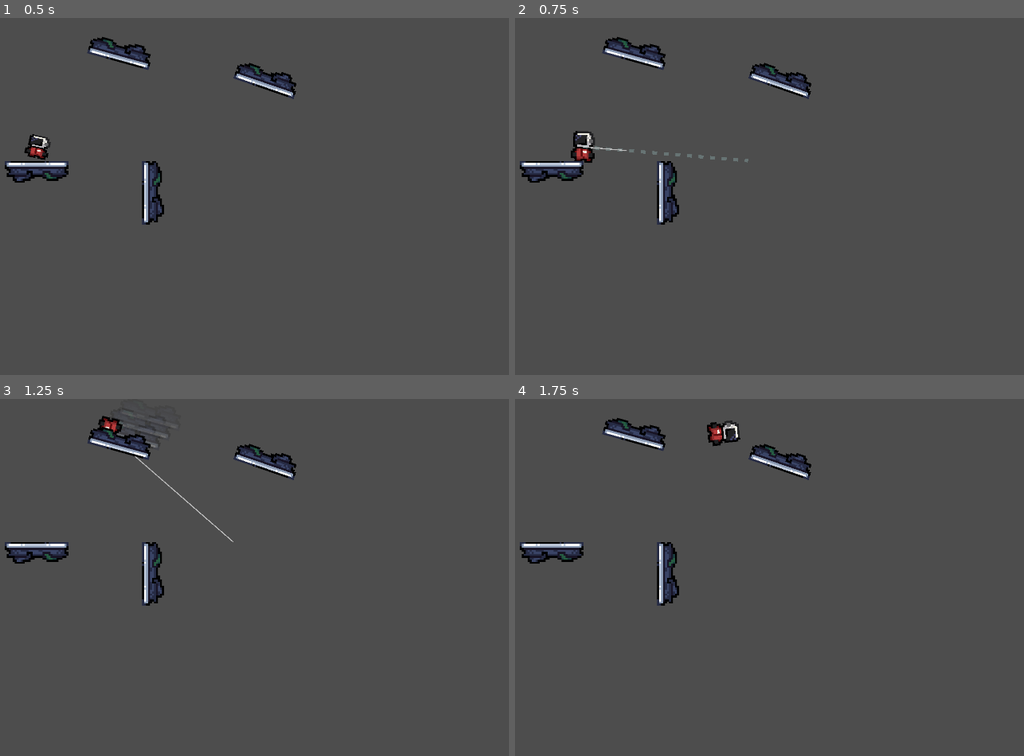
Above: before the commit, frames 1-4 (two rows, left to right).
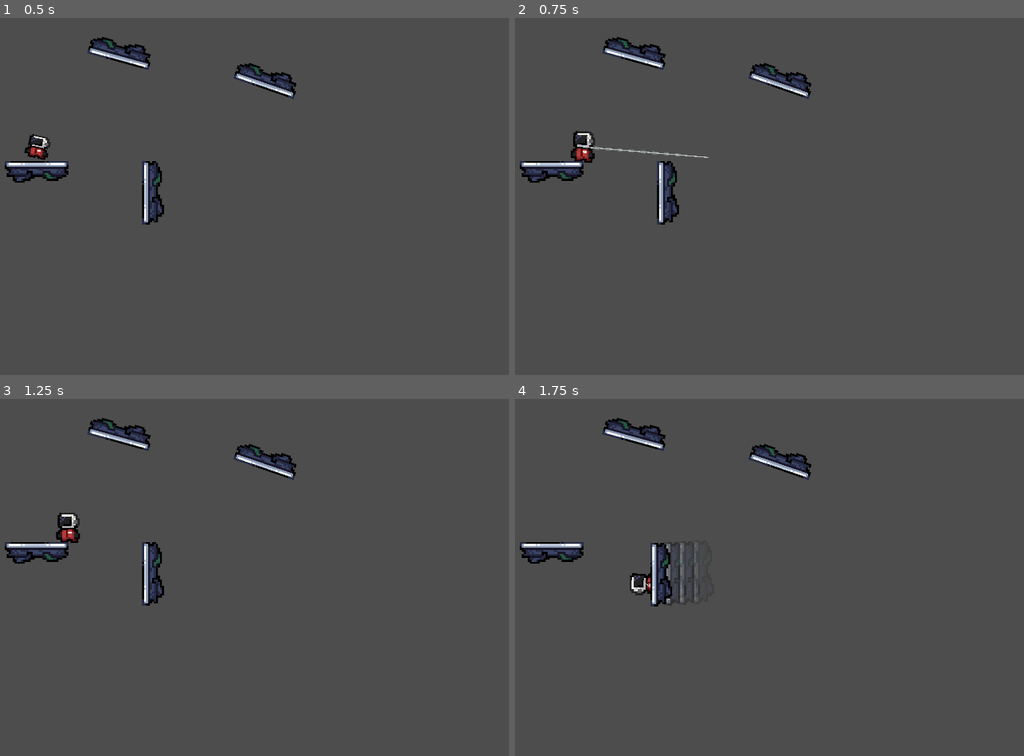
Above: after the commit, the same moments.

Repository: DrWine/IdidNotCrash
Game: Godot game, scene res://Levels/Dev/test.tscn
Same seed, same stepped clock (60 frames per second), same inputs: the game is played once before the commit and once after it. The project has no main scene, so this scene is started directly.
Inputs (mouse positions are in pixels of both pictures, inside the frame that each line leads up to):
- Up to frame 1 (0.5 s): no input
- Up to frame 2 (0.75 s): tap Enter at 0.5 s; move the mouse to (952, 178) at 0.52 s; hold D (Right) from 0.53 s (still down); click (952, 178) at 0.6 s
- Up to frame 3 (1.25 s): keep holding D (Right)
- Up to frame 4 (1.75 s): move the mouse to (682, 595) at 1.27 s; release D (Right) at 1.28 s; hold S (Down) from 1.28 s (still down); tap Space (Ability1) at 1.35 s; click (682, 595) at 1.55 s

Frame 1 is identical in both runs. In frame 2, less than 0.1% of the frame differs, in the area x 21-46%, y 36-41%; in frame 3, 1.3%; in frame 4, 1.5%, in the area x 22-45%, y 6-59%.

Commit message:
collision garple hook

Diff:
--- a/Objects/Player/player.tscn
+++ b/Objects/Player/player.tscn
@@ -122,3 +122,5 @@
 [node name="DashedLine" parent="GraplingHookComp" instance=ExtResource("7_jllbl")]
 
 [node name="GraplingHook" type="Line2D" parent="GraplingHookComp"]
+
+[node name="RayCast2D" type="RayCast2D" parent="GraplingHookComp"]
--- a/Scripts/Components/grapling_hook_comp.gd
+++ b/Scripts/Components/grapling_hook_comp.gd
@@ -1,27 +1,32 @@
 extends Node2D
 
 @onready var parent: Player = $".."
+
 var is_swinging = false
 var is_aiming = false
 var is_throwing_hook = false
+var is_retracting = false
 var grapple_point = Vector2.ZERO
 var radius = 0.0
 var angle = 0.0
 var angular_speed = 0.0
-var rope_buffer = 100.0
-var current_rope_length = 0.0
 
 const BASE_ANGULAR_SPEED = 3.0
 const MAX_LINEAR_SPEED = 600.0
 const MIN_ANGULAR_SPEED = 1.0
 const HOOK_THROW_SPEED = 2000.0
 
+const TRAJECTORY_LIMIT = 300.0
+const GRAPPLE_LIMIT = 1200.0
+
 @onready var grappling_hook: Line2D = $GraplingHook
 @onready var dashed_line: DashedLine = $DashedLine
 @onready var launch_ability_comp: Node2D = $"../LaunchAbilityComp"
+@onready var ray_cast_2d: RayCast2D = $RayCast2D
 
 var hook_tween: Tween
 var hook_local_pos = Vector2.ZERO
+const HOOK_ANIMATION_DURATION = 0.2
 
 func _ready() -> void:
 	dashed_line.trans_color(Color(1,1,1,0), 0)
@@ -37,7 +42,7 @@
 
 func _process(delta: float) -> void:
 	if Input.is_action_just_pressed("Ability2"):
-		if not is_swinging:
+		if not is_swinging and not is_retracting:
 			is_aiming = true
 			parent.set_time_scale(0.2)
 			dashed_line.trans_color(Color.CYAN, 0.1)
@@ -53,7 +58,7 @@
 	var direction = (mouse_pos - global_position).normalized()
 	var distance = global_position.distance_to(mouse_pos)
 	dashed_line.points[0] = Vector2.ZERO
-	dashed_line.points[1] = direction * min(distance, 500)
+	dashed_line.points[1] = direction * min(distance, TRAJECTORY_LIMIT)
 
 func hide_trajectory_line():
 	dashed_line.trans_color(Color(1,1,1,0), 0.1)
@@ -66,12 +71,9 @@
 		hook_tween.kill()
 
 	hook_tween = create_tween()
-	var throw_distance = global_position.distance_to(target_global_pos)
-	var throw_time = throw_distance / HOOK_THROW_SPEED
-
 	var target_local_pos = to_local(target_global_pos)
-	hook_tween.tween_method(update_hook_position, Vector2.ZERO, target_local_pos, throw_time)
-	hook_tween.tween_callback(start_swinging)
+	hook_tween.tween_method(update_hook_position, Vector2.ZERO, target_local_pos, HOOK_ANIMATION_DURATION)
+	hook_tween.tween_callback(check_grapple_collision)
 
 func update_hook_position(local_pos: Vector2):
 	hook_local_pos = local_pos
@@ -83,15 +85,42 @@
 	grappling_hook.points[0] = Vector2.ZERO
 	grappling_hook.points[1] = hook_local_pos
 
+func check_grapple_collision():
+	is_throwing_hook = false
+	var hook_global_pos = to_global(hook_local_pos)
+	var direction = (hook_global_pos - global_position).normalized()
+
+	ray_cast_2d.target_position = direction * GRAPPLE_LIMIT
+	ray_cast_2d.force_raycast_update()
+
+	if ray_cast_2d.is_colliding():
+		var collision_point = ray_cast_2d.get_collision_point()
+		grapple_point = collision_point
+		start_swinging()
+	else:
+		animate_hook_retraction()
+
+func animate_hook_retraction():
+	is_retracting = true
+	grappling_hook.default_color = Color.ORANGE_RED
+
+	if hook_tween:
+		hook_tween.kill()
+
+	hook_tween = create_tween()
+	hook_tween.tween_method(update_hook_position, hook_local_pos, Vector2.ZERO, HOOK_ANIMATION_DURATION)
+	hook_tween.tween_callback(finish_retraction)
+
+func finish_retraction():
+	is_retracting = false
+	grappling_hook.default_color = Color.GRAY
+	hide_hook()
+
 func start_swinging():
 	launch_ability_comp.force_stop()
-	is_throwing_hook = false
-
-	grapple_point = to_global(hook_local_pos)
 
 	var to_player = parent.global_position - grapple_point
 	radius = to_player.length()
-	current_rope_length = radius
 	if radius == 0:
 		radius = 1
 	angle = to_player.angle()
@@ -123,11 +152,11 @@
 			hide_trajectory_line()
 			is_aiming = false
 
-		if not is_swinging and not is_throwing_hook:
+		if not is_swinging and not is_throwing_hook and not is_retracting:
 			var mouse_pos = get_global_mouse_position()
 			var direction = (mouse_pos - global_position).normalized()
 			var distance = global_position.distance_to(mouse_pos)
-			var clamped_distance = min(distance, 500)
+			var clamped_distance = min(distance, GRAPPLE_LIMIT)
 
 			var target_global_pos = global_position + direction * clamped_distance
 			animate_hook_throw(target_global_pos)
@@ -138,19 +167,6 @@
 			hide_hook()
 
 	if is_swinging:
-		var current_distance = parent.global_position.distance_to(grapple_point)
-
-		if current_distance <= current_rope_length + rope_buffer:
-			var new_radius = min(current_distance, current_rope_length + rope_buffer)
-			if new_radius > current_rope_length:
-				radius = new_radius
-				var to_player = parent.global_position - grapple_point
-				angle = to_player.angle()
-		else:
-			var to_player = parent.global_position - grapple_point
-			radius = to_player.length()
-			angle = to_player.angle()
-
 		angle += angular_speed * delta
 		var new_pos = grapple_point + Vector2(cos(angle), sin(angle)) * radius
 		parent.global_position = new_pos
